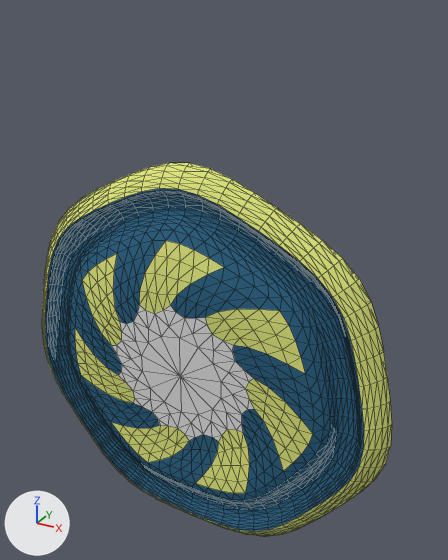
The Blender file Assets/ANewLuggage/MooseNinjaaWeakSpotFragments.blend, before and after one commit.
Rendered twice from a 50 mm lens placed at (1.3, -2.12, 1.49), pointed at (0.11, 0.03, 0.41). The lights are fixed; the arrows at lower left show +X, +Y and +Z. Mesh edges are drawn as thin lines.
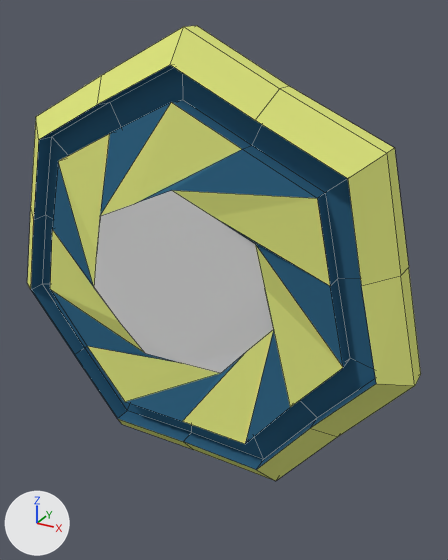
Where the change shows, as pixel boxes (x1, y1, x2, y2) in the pictures (448 x 560 px):
'Circle.009', moved, modifiers changed
    before: (42, 163, 392, 536)
    after: (27, 26, 421, 481)

Edits to the bpy script that builds the scene:
```text
Change ob_circle_009:
    remove _m = ob_circle_009.modifiers.new('Subsurf', 'SUBSURF')
    remove _m = ob_circle_009.modifiers.new('Triangulate', 'TRIANGULATE')
    ob_circle_009.location: (-0.001, -0.098, 0.0) -> (-0.001, -0.098, 0.427)
```
